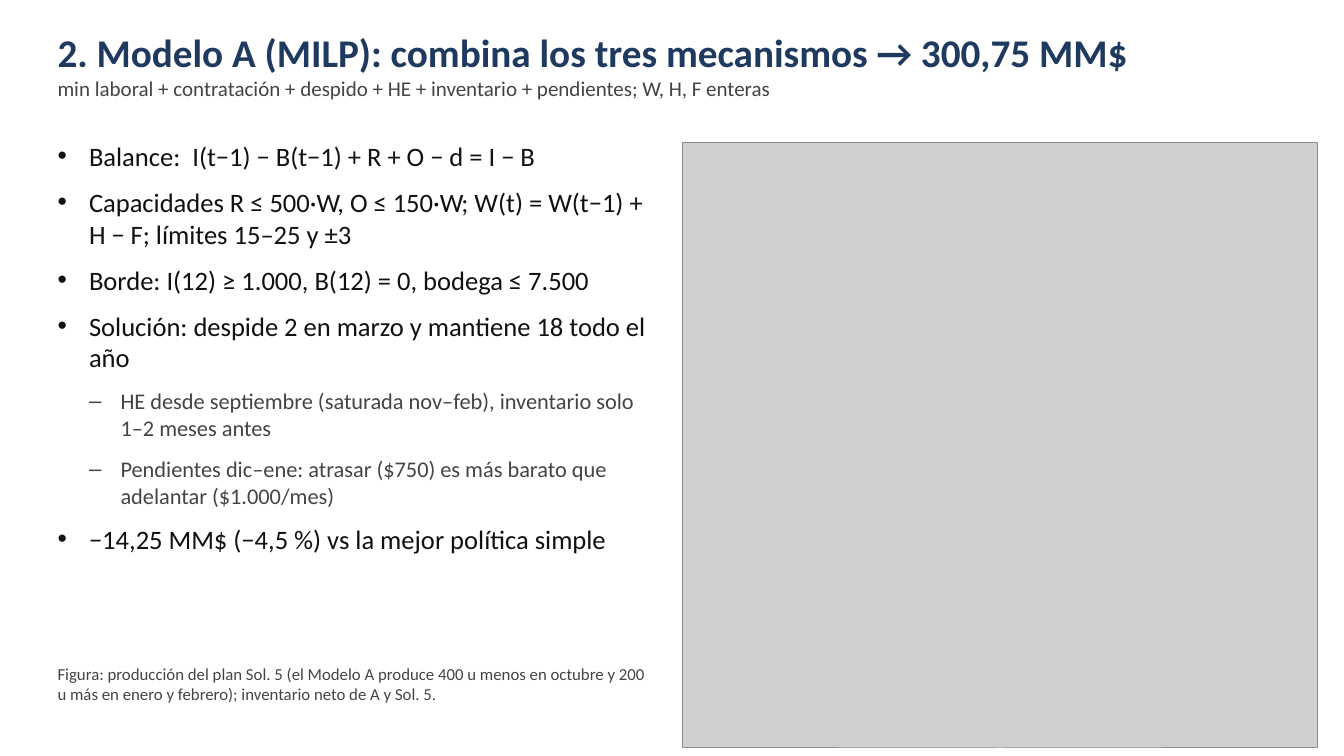
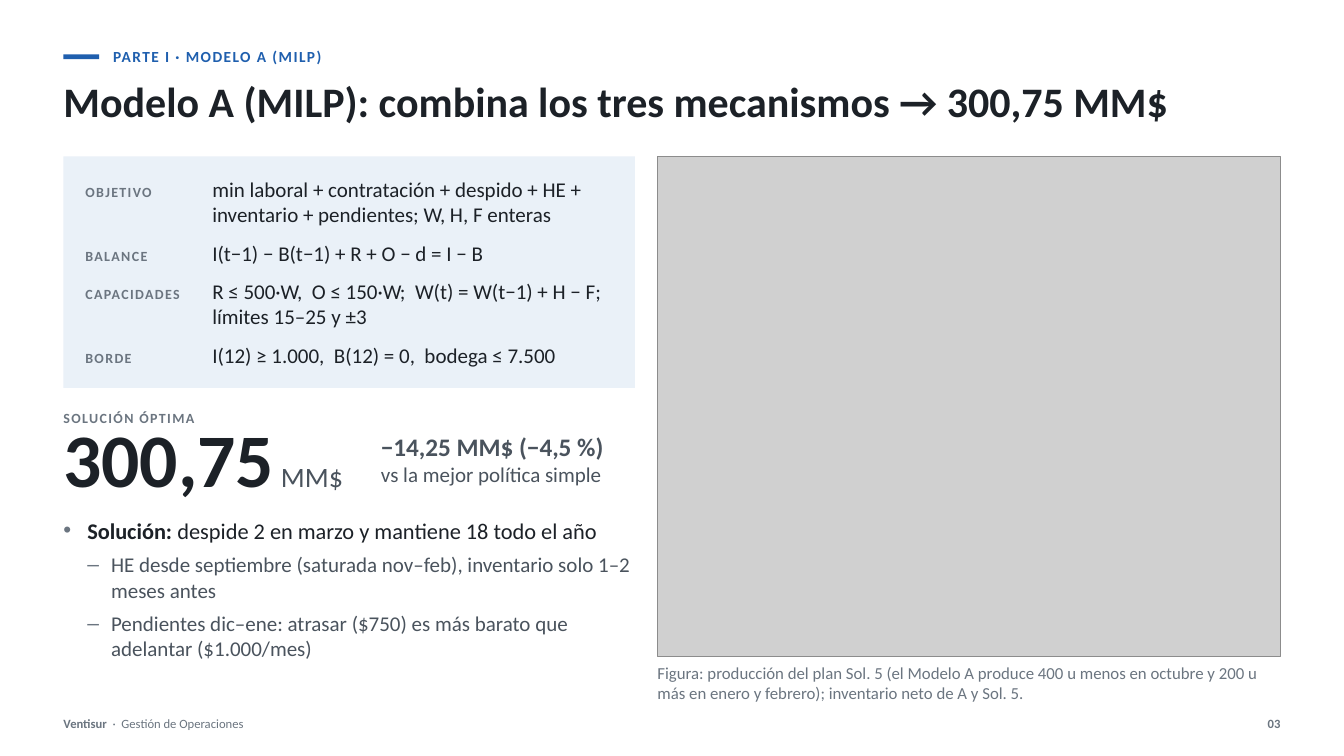
Before and after one commit to cdevidts/GDO-proyecto, a slide deck: slide 3 of proyecto/04_presentacion/Presentacion_Ventisur.pptx. Drawn at 1344x756 pixels with LibreOffice and Linux fonts; fonts in the diff are those of the drawing; grey boxes stand for pictures. Boxes give left, top, right and bottom in pixels: in the first picture for what was removed or moved away, otherwise in the second. Text is boxed around its words. In the diff, an @@ line names an element or a change of style, - is before the commit and + after.

```diff
--- a/proyecto/04_presentacion/Presentacion_Ventisur.pptx
+++ b/proyecto/04_presentacion/Presentacion_Ventisur.pptx
@@ rectangle added at bbox=[64, 54, 99, 59], fill #1F5FAE @@
@@ text added at bbox=[113, 50, 321, 64], 11 pt, text #1F5FAE, bold @@
+PARTE I · MODELO A (MILP)
@@ text at bbox=[63, 86, 1168, 123]: text changed; size 15 to 30 pt; text colour #444444 to #1C2127; bold on @@
-2. Modelo A (MILP): combina los tres mecanismos → 300,75 MM$
-min laboral + contratación + despido + HE + inventario + pendientes; W, H, F enteras
+Modelo A (MILP): combina los tres mecanismos → 300,75 MM$
@@ text at bbox=[89, 146, 623, 295]: paragraphs removed @@
-• Balance: I(t−1) − B(t−1) + R + O − d = I − B
-• Capacidades R ≤ 500·W, O ≤ 150·W; W(t) = W(t−1) + H − F; límites 15–25 y ±3
-• Borde: I(12) ≥ 1.000, B(12) = 0, bodega ≤ 7.500
@@ rectangle added at bbox=[64, 156, 635, 388], fill #EAF1F8 @@
@@ picture: place and size @@
-picture at bbox=[683, 143, 1318, 748]
+picture at bbox=[657, 156, 1280, 656]
@@ text added at bbox=[85, 188, 151, 197], 10 pt, text #6B7580, bold @@
+OBJETIVO
@@ text added at bbox=[212, 182, 566, 226], 15 pt, text #1C2127 @@
+min laboral + contratación + despido + HE + inventario + pendientes; W, H, F enteras
@@ text added at bbox=[85, 252, 147, 261], 10 pt, text #6B7580, bold @@
+BALANCE
@@ text added at bbox=[212, 246, 483, 264], 15 pt, text #1C2127 @@
+I(t−1) − B(t−1) + R + O − d = I − B
@@ text added at bbox=[85, 290, 179, 299], 10 pt, text #6B7580, bold @@
+CAPACIDADES
@@ text added at bbox=[212, 284, 601, 328], 15 pt, text #1C2127 @@
+R ≤ 500·W, O ≤ 150·W; W(t) = W(t−1) + H − F; límites 15–25 y ±3
@@ text added at bbox=[85, 354, 131, 363], 10 pt, text #6B7580, bold @@
+BORDE
@@ text added at bbox=[212, 348, 556, 367], 15 pt, text #1C2127 @@
+I(12) ≥ 1.000, B(12) = 0, bodega ≤ 7.500
@@ text added at bbox=[63, 412, 194, 423], 10 pt, text #6B7580, bold @@
+SOLUCIÓN ÓPTIMA
@@ text added at bbox=[63, 437, 343, 497], 54 pt, text #1C2127, bold @@
+300,75 MM$
@@ text added at bbox=[381, 437, 601, 486], 15 pt, text #4A535D @@
+−14,25 MM$ (−4,5 %)
+vs la mejor política simple
@@ text "Solución: despide 2 en marzo ...": place and size @@
-text "Solución: despide 2 en marzo ..." at bbox=[89, 146, 645, 554]
+text "Solución: despide 2 en marzo ..." at bbox=[87, 523, 630, 659]
@@ text "Solución: despide 2 en marzo ..." at bbox=[87, 523, 630, 659]: size 19 to 16 pt, text colour #111111 to #1C2127 in "Solución: despide 2 en marzo y mantiene ..."; bold on in "Solución:"; size 16 to 15 pt, text colour #444444 to #4A535D in "HE desde septiembre (saturada nov–feb), inventario solo ...", "Pendientes dic–ene: atrasar ($750) es más barato ..."; indent changed; less space between paragraphs; list level 2 to 1 in "HE desde septiembre (saturada nov–feb), ..."; list level 2 to 1 in "Pendientes dic–ene: atrasar ($750) es ..." @@
@@ text at bbox=[89, 529, 606, 554]: paragraph removed @@
-• −14,25 MM$ (−4,5 %) vs la mejor política simple
@@ text "Figura: producción del plan Sol. ...": place and size @@
-text "Figura: producción del plan Sol. ..." at bbox=[58, 668, 645, 703]
+text "Figura: producción del plan Sol. ..." at bbox=[657, 667, 1257, 702]
@@ text "Figura: producción del plan Sol. ..." at bbox=[657, 667, 1257, 702]: text colour #444444 to #6B7580 @@
@@ text added at bbox=[63, 719, 243, 730], 9 pt, text #6B7580 @@
+Ventisur · Gestión de Operaciones
@@ text added at bbox=[1268, 720, 1281, 728], 9 pt, text #6B7580, bold @@
+03
```
Also in this commit, not shown: 7 other slides changed, 17 other files.
